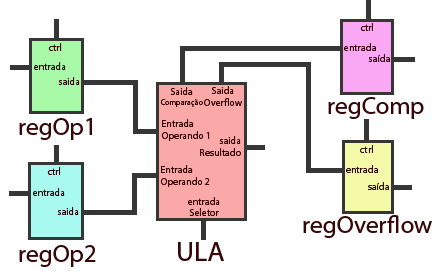
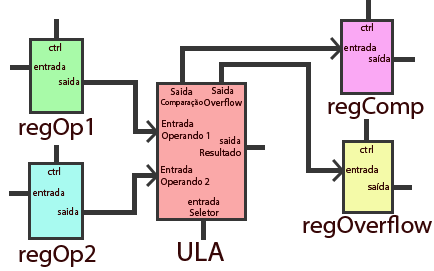
Layered file, before and after one edit (434 x 271). Changes by layer:
added layer "Layer 4" above "Layer 3" over left=330, top=37, right=340, bottom=60
added layer "Layer 3" above "Layer 2" over left=332, top=159, right=342, bottom=182
added layer "Layer 2" above "Layer 1" over left=146, top=164, right=156, bottom=187
added layer "Layer 1" above "Shape 5" over left=146, top=120, right=156, bottom=143
